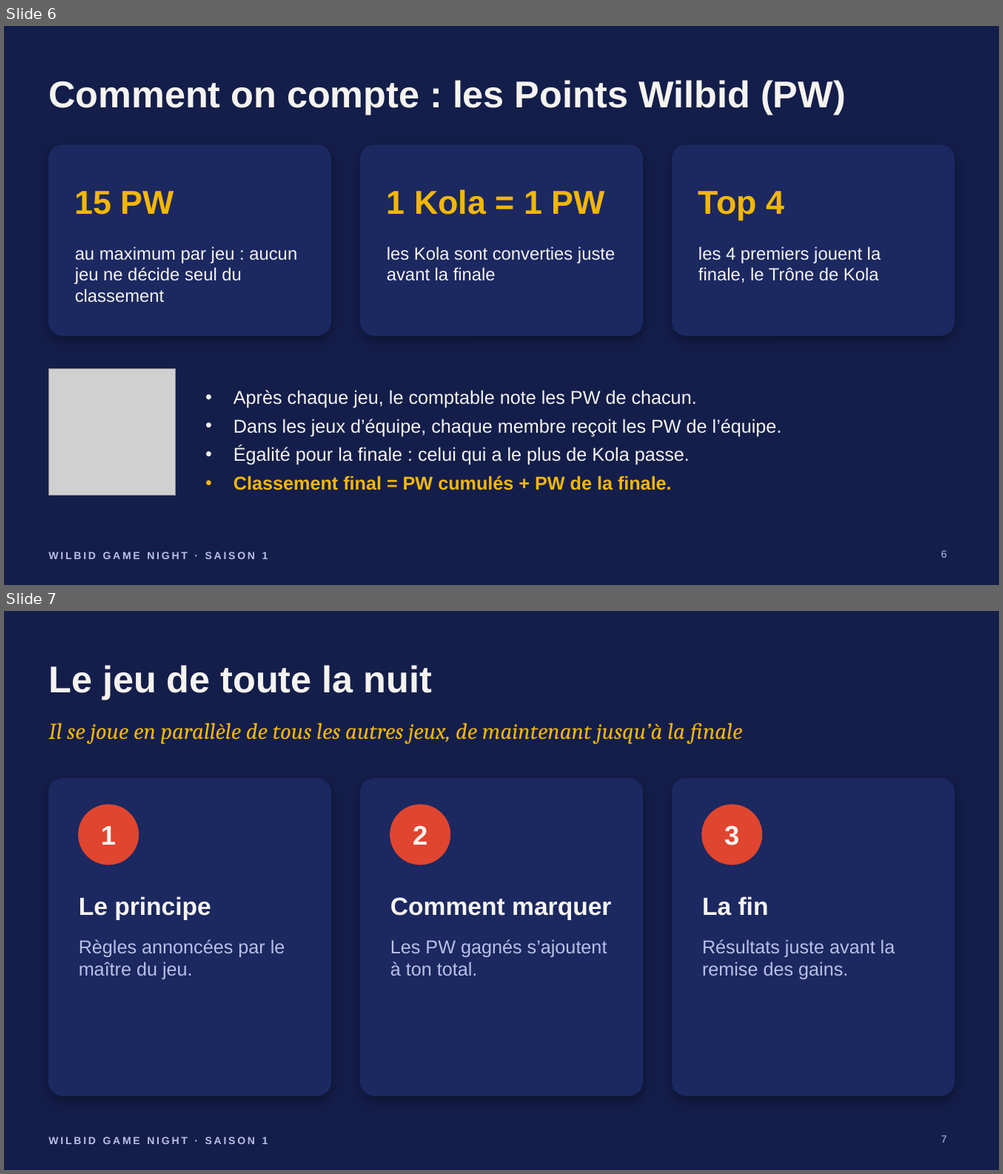
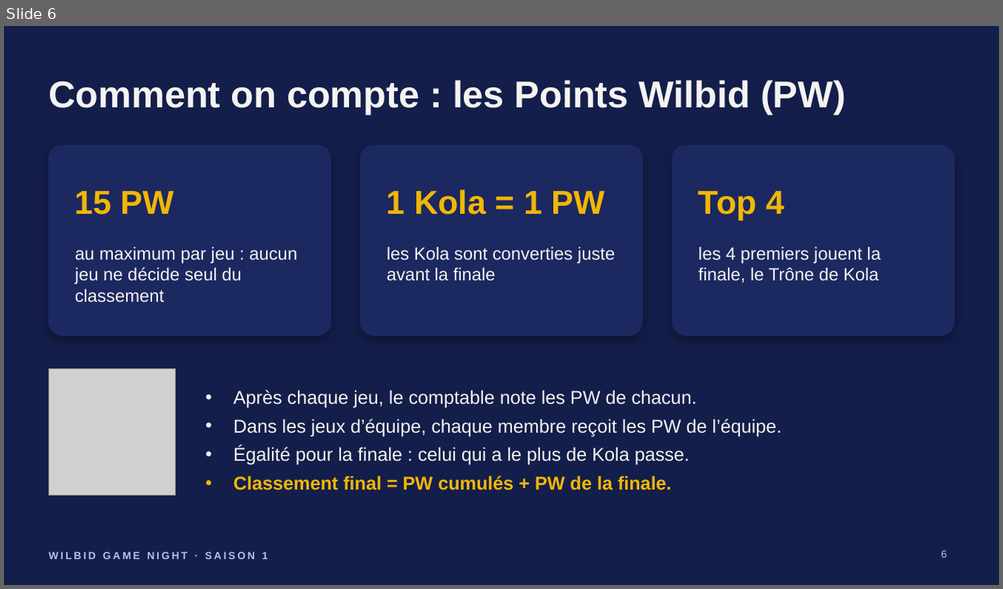
Before and after one commit to sedsgd/wilbid_game_night, a slide deck: documents/presentation-jour-j/Wilbid-presentation-jour-J.pptx. Shown one above the other, each under a label of ours: slides 6 and 7 before the commit, slide 6 after it. The pictures are 1003x1174 and 1003x589 pixels, drawn with LibreOffice and Linux fonts; fonts in the diff are those of the drawing; grey boxes stand for pictures. Boxes give left, top, right and bottom in pixels: in the first picture for what was removed or moved away, otherwise in the second. Text is boxed around its words. In the diff, an @@ line names an element or a change of style, - is before the commit and + after.

```diff
--- a/documents/presentation-jour-j/Wilbid-presentation-jour-J.pptx
+++ b/documents/presentation-jour-j/Wilbid-presentation-jour-J.pptx
@@ slide 7 removed at (4, 611, 999, 1170), background #141E4A; not listed: 1 template element that a slide beside it also shows @@
@@ title removed at (48, 665, 432, 700) @@
-Le jeu de toute la nuit
@@ text removed at (48, 723, 743, 744) @@
-Il se joue en parallèle de tous les autres jeux, de maintenant jusqu’à la finale
@@ rounded rectangle removed at (48, 779, 331, 1096) @@
@@ rounded rectangle removed at (361, 779, 643, 1096) @@
@@ rounded rectangle removed at (672, 779, 955, 1096) @@
@@ ellipse removed at (79, 805, 138, 865) @@
@@ ellipse removed at (390, 805, 450, 865) @@
@@ ellipse removed at (703, 805, 762, 865) @@
@@ text removed at (101, 826, 116, 845) @@
-1
@@ text removed at (412, 826, 427, 845) @@
-2
@@ text removed at (724, 826, 739, 846) @@
-3
@@ text removed at (79, 897, 211, 920) @@
-Le principe
@@ text removed at (390, 897, 611, 920) @@
-Comment marquer
@@ text removed at (702, 897, 768, 916) @@
-La fin
@@ text removed at (79, 940, 285, 980) @@
-Règles annoncées par le maître du jeu.
@@ text removed at (390, 940, 607, 976) @@
-Les PW gagnés s’ajoutent à ton total.
@@ text removed at (702, 940, 895, 980) @@
-Résultats juste avant la remise des gains.
@@ page number removed at (941, 1136, 947, 1143) @@
-7
```
Also in this commit, not shown: 2 slides changed, 4 slides added, 2 other slides removed, 2 other files.
